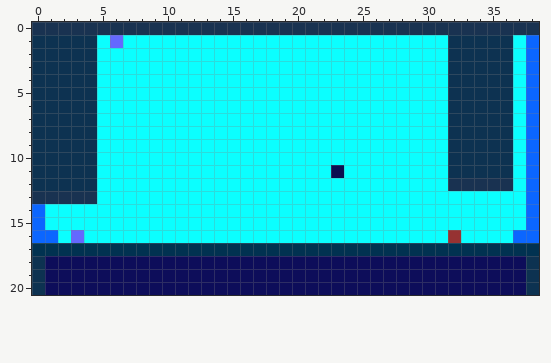
Pixel-art sprite: Global-Warning/res/lvls/8.png. Above is the file before it was changed.
The file is 39x21 pixels. Colours within 5 levels of each other are drawn and written as one.
The result:
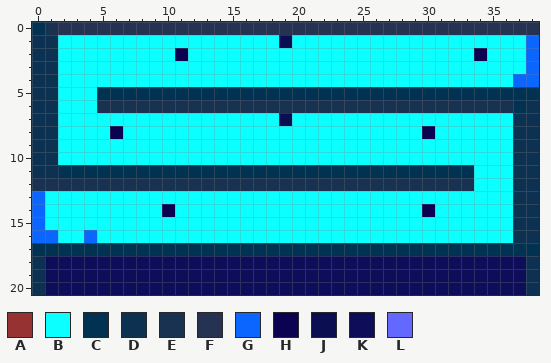
Palette (. is transparent): A #963232  B #0bffff  C #013251  D #0d3251  E #193251  F #253251  G #0b66ff  H #0b0251  J #0b0f51  K #0d0d5a  L #6468ff
The exact change:
y 0: x 0 E -> C; x 2..38 EEEEEEEEEEEEEEEEEEEEEEEEEEEEEEEEEEEEE -> FFFFFFFFFFFFFFFFFFFFFFFFFFFFFFFFFFFFF
y 1: x 2..4 DDD -> BBB; x 6 L -> B; x 19 B -> J; x 32..36 DDDDD -> BBBBB
y 2: x 2..4 DDD -> BBB; x 11 B -> H; x 32..36 DDDDD -> BBHBB
y 3: x 2..4 DDD -> BBB; x 32..36 DDDDD -> BBBBB
y 4: x 2..4 DDD -> BBB; x 32..37 DDDDDB -> BBBBBG
y 5: x 2..38 DDDBBBBBBBBBBBBBBBBBBBBBBBBBBBDDDDDBG -> BBBCCCCCCCCCCCCCCCCCCCCCCCCCCCCCCCCCC
y 6: x 2..38 DDDBBBBBBBBBBBBBBBBBBBBBBBBBBBDDDDDBG -> BBBEEEEEEEEEEEEEEEEEEEEEEEEEEEEEEEECD
y 7: x 2..4 DDD -> BBB; x 19 B -> J; x 32..38 DDDDDBG -> BBBBBDD
y 8: x 2..4 DDD -> BBB; x 6 B -> H; x 30 B -> H; x 32..38 DDDDDBG -> BBBBBDD
y 9..10: x 2..4 DDD -> BBB; x 32..38 DDDDDBG -> BBBBBDD
y 11: x 2..38 DDDBBBBBBBBBBBBBBBBBBJBBBBBBBBDDDDDBG -> CCCCCCCCCCCCCCCCCCCCCCCCCCCCCCCCBBBDD
y 12: x 0..31 DDDDDBBBBBBBBBBBBBBBBBBBBBBBBBBB -> EEEEEEEEEEEEEEEEEEEEEEEEEEEEEEEE; x 34..38 EEEBG -> BBBDD
y 13: x 0..4 EEEEE -> GBBBB; x 37..38 BG -> DD
y 14: x 10 B -> H; x 30 B -> H; x 37..38 BG -> DD
y 15: x 37..38 BG -> DD
y 16: x 3..4 LB -> BG; x 32 A -> B; x 37..38 GG -> DD
Boxes around the changes in both pictures, in picture pixels (x1, y1, x2, y2):
changed: (32, 22, 539, 243)
